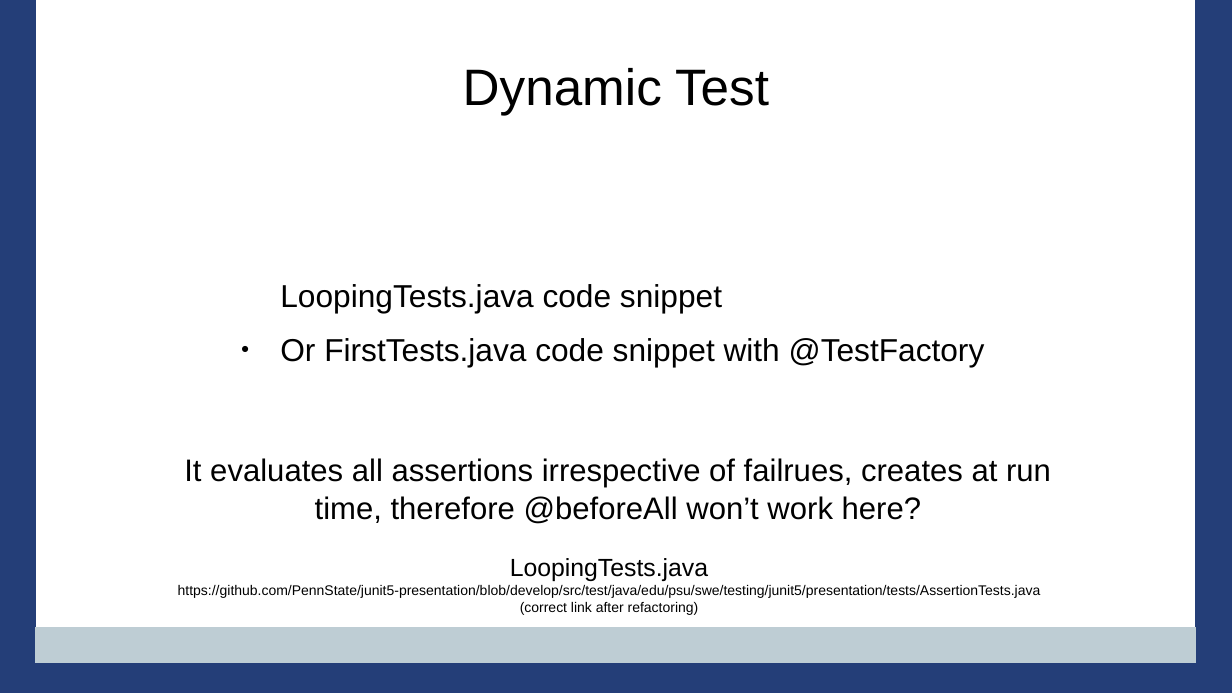
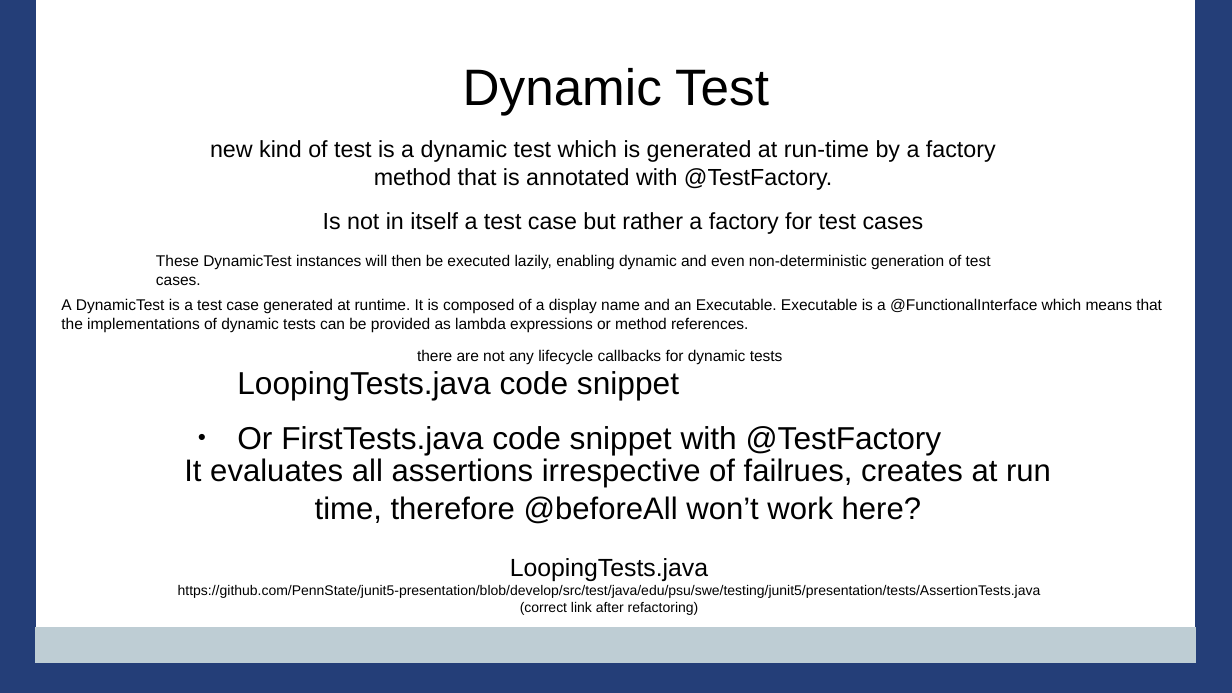
Before and after one commit to PennState/junit5-presentation, a slide deck: slide 39 of src/site/presentation/Junit5_Presentation_JavaOne_2016.odp (slide 37 before the commit). Drawn at 1232x693 pixels with LibreOffice and Linux fonts; fonts in the diff are those of the drawing; background and template pictures are left out. Boxes give left, top, right and bottom in pixels: in the first picture for what was removed or moved away, otherwise in the second. Text is boxed around its words. In the diff, an @@ line names an element or a change of style, - is before the commit and + after.

```diff
--- a/src/site/presentation/Junit5_Presentation_JavaOne_2016.odp
+++ b/src/site/presentation/Junit5_Presentation_JavaOne_2016.odp
@@ text added at <box>210,140,996,190</box>, 15 pt, text #000000 @@
+new kind of test is a dynamic test which is generated at run-time by a factory method that is annotated with @TestFactory.
@@ text added at <box>323,212,924,234</box>, 15 pt, text #000000 @@
+Is not in itself a test case but rather a factory for test cases
@@ text added at <box>156,254,991,285</box>, 10 pt, text #000000 @@
+These DynamicTest instances will then be executed lazily, enabling dynamic and even non-deterministic generation of test cases.
@@ text added at <box>61,298,1162,332</box>, 10 pt, text #000000 @@
+A DynamicTest is a test case generated at runtime. It is composed of a display name and an Executable. Executable is a @FunctionalInterface which means that the implementations of dynamic tests can be provided as lambda expressions or method references.
@@ text added at <box>417,349,783,364</box>, 10 pt, text #000000 @@
+there are not any lifecycle callbacks for dynamic tests
@@ text "LoopingTests.java code snippet": place and size @@
-text "LoopingTests.java code snippet" at <box>280,284,985,367</box>
+text "LoopingTests.java code snippet" at <box>237,371,942,455</box>
```
Also in this commit, not shown: 12 other slides changed, 6 slides added, 7 slides removed, 1 other file.
